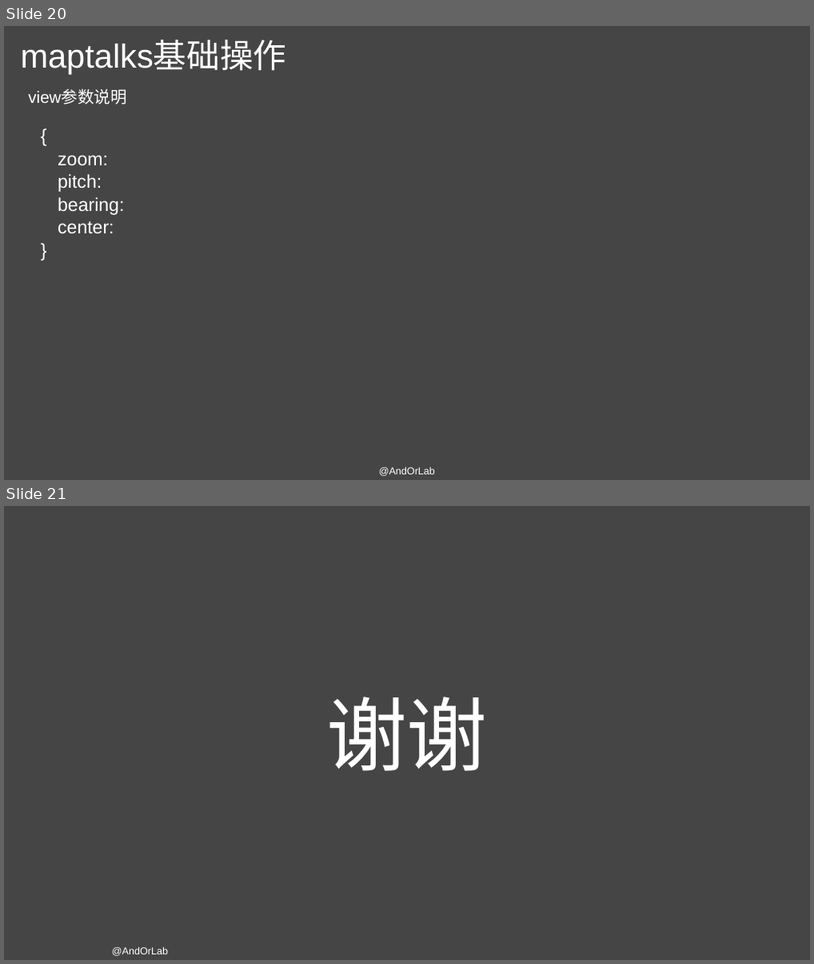
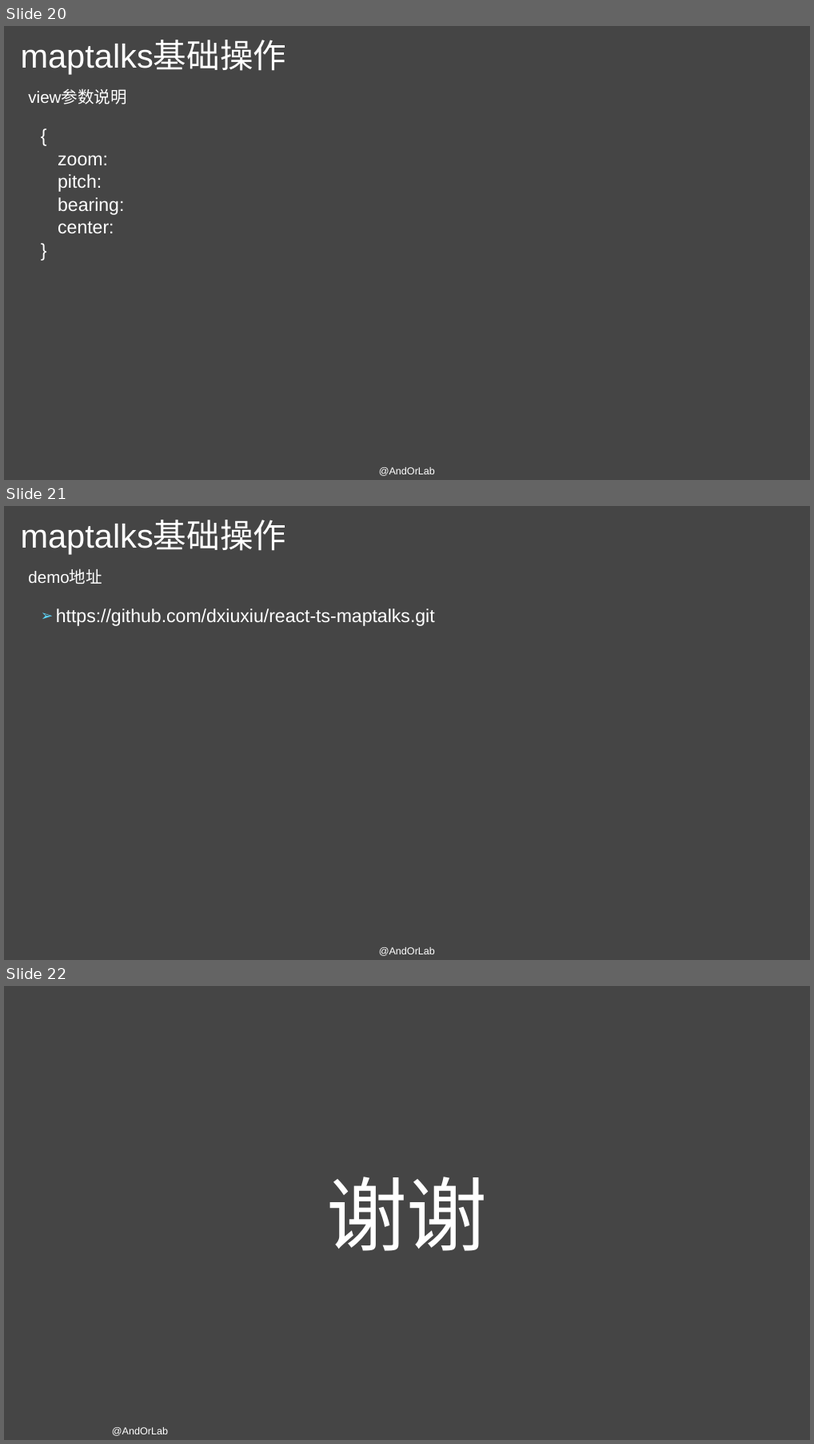
Before and after one commit to AndorLab/TodoList, a slide deck: contents/2018-11-14-杜秀秀/maptalks使用基础.pptx. Shown one above the other, each under a label of ours: slides 20 and 21 before the commit, slides 20, 21 and 22 after it. The pictures are 814x964 and 814x1444 pixels, drawn with LibreOffice and Linux fonts; fonts in the diff are those of the drawing. Boxes give left, top, right and bottom in pixels: in the first picture for what was removed or moved away, otherwise in the second. Text is boxed around its words. In the diff, an @@ line names an element or a change of style, - is before the commit and + after.

```diff
--- a/contents/2018-11-14-杜秀秀/maptalks使用基础.pptx
+++ b/contents/2018-11-14-杜秀秀/maptalks使用基础.pptx
@@ slide 21 added at box(4, 506, 810, 960), background #454545 @@
@@ title added at box(21, 521, 287, 554), 39.6 pt, text #FFFFFF @@
+maptalks基础操作
@@ text added at box(28, 570, 102, 584), 19.6 pt, text #FFFFFF @@
+demo地址
@@ text added at box(56, 608, 435, 626), 22 pt, text #FFFFFF @@
+➢ https://github.com/dxiuxiu/react-ts-maptalks.git
@@ text added at box(379, 947, 435, 956), 12 pt, text #FFFFFF @@
+@AndOrLab
@@ what was slide 21 is now slide 22 @@
```
Also in this commit, not shown: 1 slide changed.
